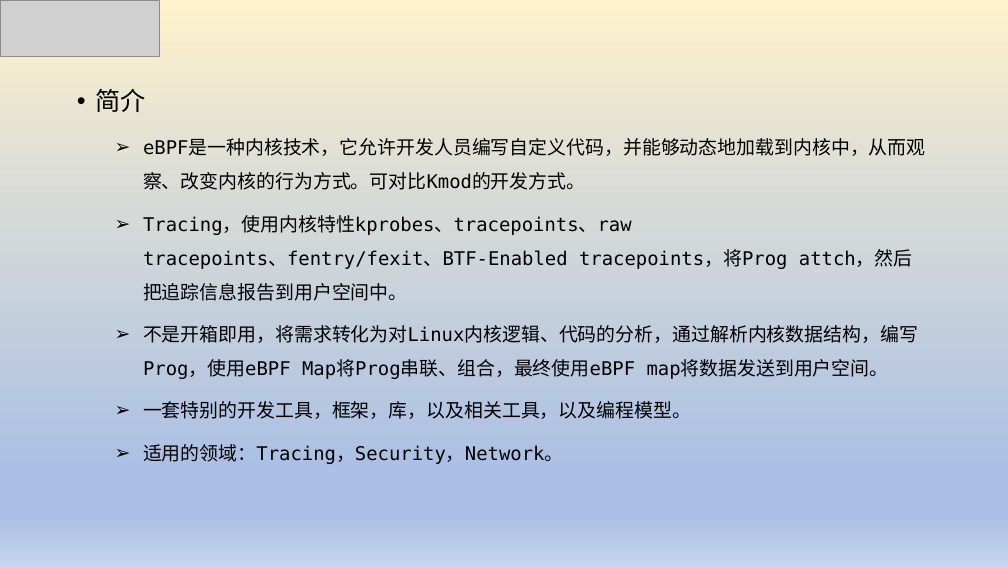
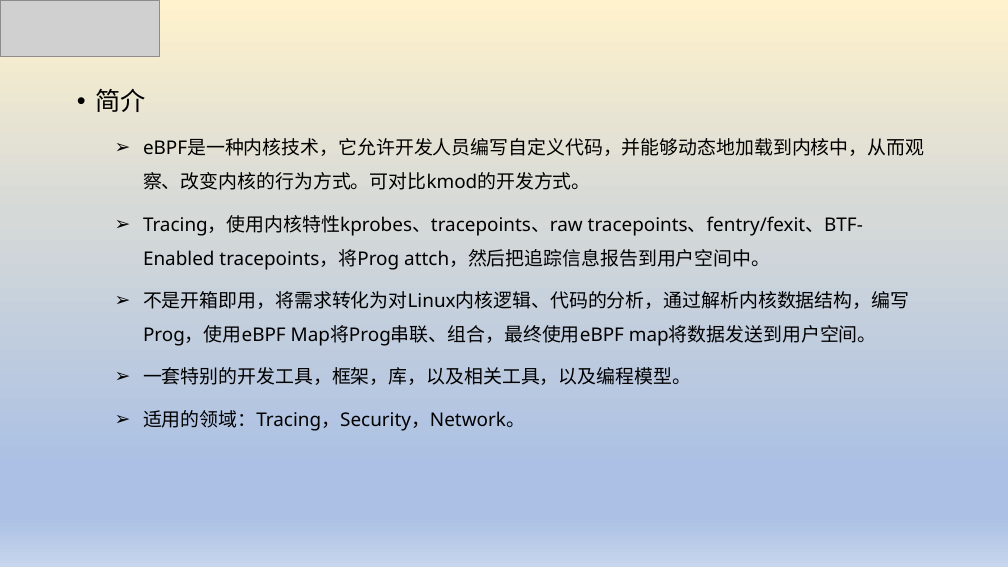
Before and after one commit to luxingwen/x-monitor, a slide deck: slide 2 of doc/基于eBPF可观测性实践.pptx. Drawn at 1008x567 pixels with LibreOffice and Linux fonts; fonts in the diff are those of the drawing; grey boxes stand for pictures. Boxes give left, top, right and bottom in pixels: in the first picture for what was removed or moved away, otherwise in the second. Text is boxed around its words. In the diff, an @@ line names an element or a change of style, - is before the commit and + after.

```diff
--- a/doc/基于eBPF可观测性实践.pptx
+++ b/doc/基于eBPF可观测性实践.pptx
@@ text at [96,89,909,431]: font DejaVu Sans Mono to Noto Sans in "简介", "Tracing，使用内核特性kprobes、tracepoints、raw tracepoints、fentry/fex ...", "不是开箱即用，将需求转化为对Linux内核逻辑、代码的分析，通过解析内核数据结构，编写Prog，使用eBPF Map将P ...", "一套特别的开发工具，框架，库，以及相关工具，以及编程模型。" and 1 more places @@
@@ text at [143,138,924,190]: text changed; font DejaVu Sans Mono to Noto Sans @@
-    ➢ eBPF是一种内核技术，它允许开发人员编写自定义代码，并能够动态地加载到内核中，从而观察、改变内核的行为方式。可对比Kmod的开发方式。
+    ➢ eBPF是一种内核技术，它允许开发人员编写自定义代码，并能够动态地加载到内核中，从而观察、改变内核的行为方式。可对比kmod的开发方式。
```
Also in this commit, not shown: 7 other slides changed.
